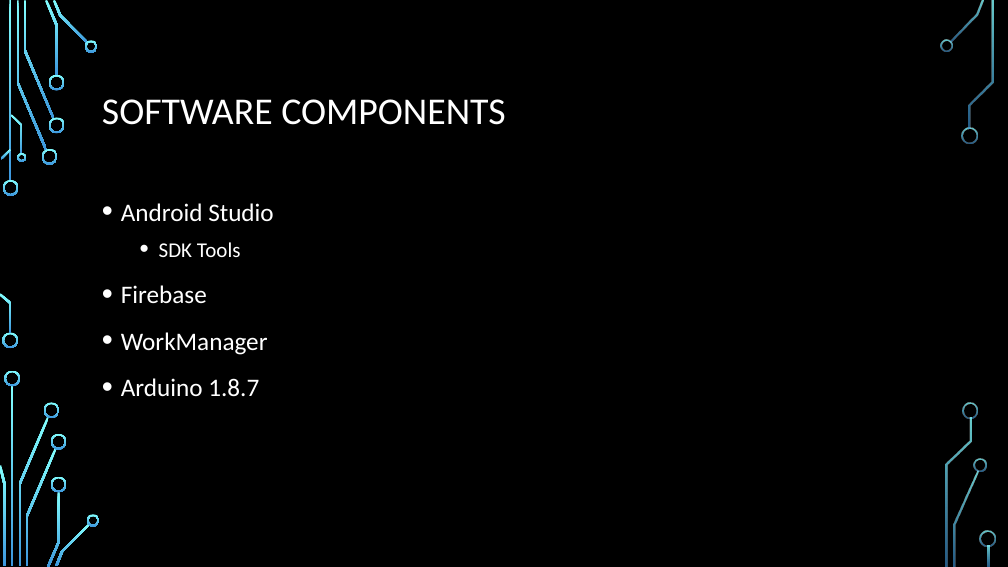
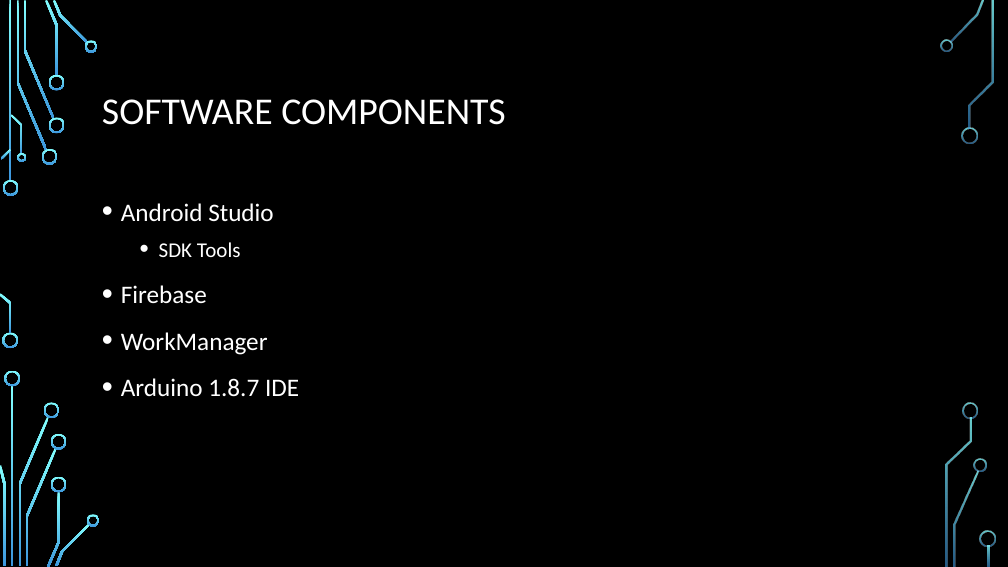
Before and after one commit to dontaylor6000/Group27_Tracker, a slide deck: slide 15 of Documentation/PDR.pptx (slide 12 before the commit). Drawn at 1008x567 pixels with LibreOffice and Linux fonts; fonts in the diff are those of the drawing; background and template pictures are left out. Boxes give left, top, right and bottom in pixels: in the first picture for what was removed or moved away, otherwise in the second. Text is boxed around its words. In the diff, an @@ line names an element or a change of style, - is before the commit and + after.

```diff
--- a/Documentation/PDR.pptx
+++ b/Documentation/PDR.pptx
@@ text at box(121, 378, 299, 397): text changed @@
-• Arduino 1.8.7
+• Arduino 1.8.7 IDE
```
Also in this commit, not shown: 6 other slides changed, 7 slides added, 3 slides removed.
